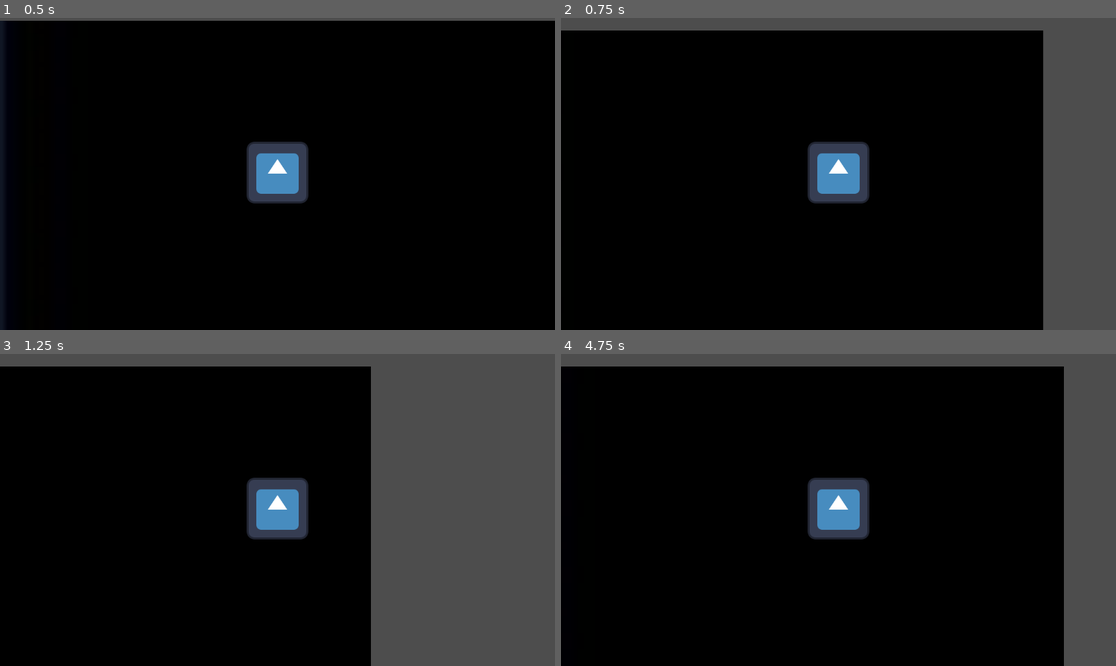
Above: before the commit, frames 1-4 (two rows, left to right).
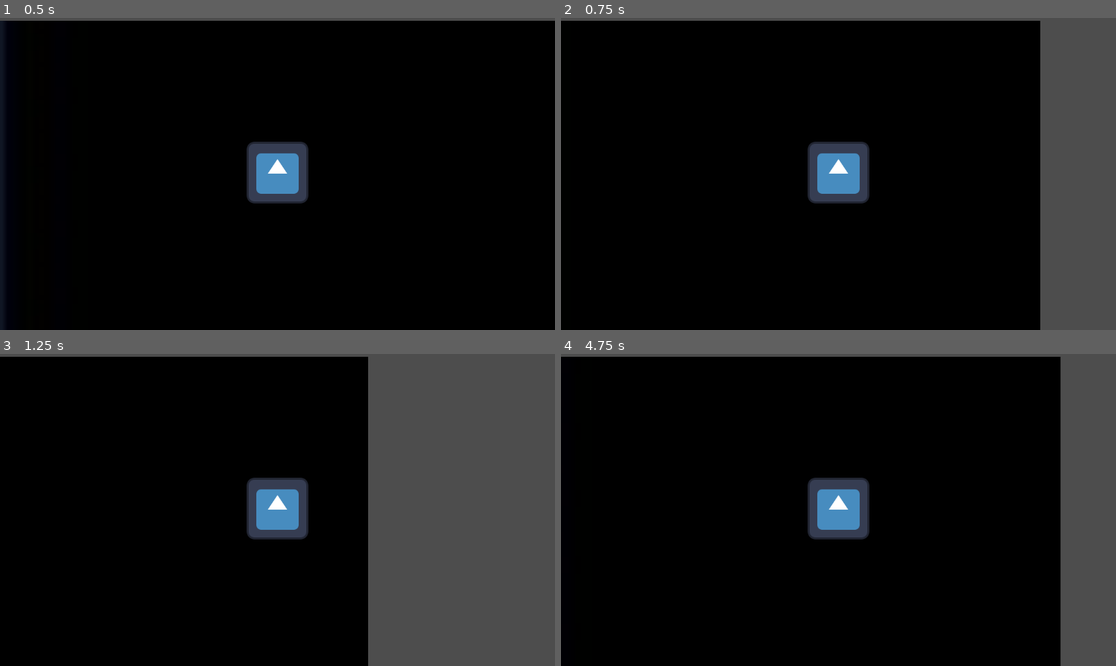
Above: after the commit, the same moments.

Repository: liamebre/godot_waveFight
Game: Godot game, scene res://main.tscn
Two runs of this game, one before a commit and one after it. Both use one fixed random seed, a clock stepped at 60 frames per second and the inputs below. The engine's default icon, where the game draws it, is replaced by a stand-in: a white triangle on a blue panel in a dark square.
Inputs:
- Up to frame 1 (0.5 s): no input
- Up to frame 2 (0.75 s): tap Enter at 0.5 s; hold D (move_right) from 0.53 s (still down); tap Space (dash) at 0.6 s
- Up to frame 3 (1.25 s): keep holding D (move_right)
- Up to frame 4 (4.75 s): release D (move_right) at 1.28 s; hold S (move_down) 1.28-2.03 s; tap Space (dash) every 0.75 s from 1.35 to 4.35 s; hold D (move_right) 2.03-2.78 s; hold W (move_up) 2.78-3.53 s; hold A (move_left) from 3.53 s (still down)

Frame 1 is identical in both runs. In frame 2, 3.2% of the frame differs, in the area x 0-87%, y 0-100%; in frame 3, 2.5%; in frame 4, 3.4%, in the area x 0-91%, y 0-100%.

Commit message:
fixing the input mapping

Diff:
--- a/project.godot
+++ b/project.godot
@@ -10,23 +10,17 @@
 
 [application]
 
-config/name="startingOver"
+config/name="waveFight"
 run/main_scene="uid://b2r0obr8npfy8"
 config/features=PackedStringArray("4.4", "GL Compatibility")
 config/icon="res://icon.svg"
 
 [input]
 
-move_up={
+move_right={
 "deadzone": 0.2,
-"events": [Object(InputEventKey,"resource_local_to_scene":fa …(140 unchanged characters)… d":false,"keycode":0,"physical_keycode":87,"key_label":0,"unicode":119,"location":0,"echo":false,"script":null)
-, Object(InputEventKey,"resource_local_to_scene":false,"reso …(136 unchanged characters)… lse,"keycode":0,"physical_keycode":4194309,"key_label":0,"unicode":0,"location":0,"echo":false,"script":null)
-]
-}
-move_down={
-"deadzone": 0.2,
-"events": [Object(InputEventKey,"resource_local_to_scene":false,"resource_name":"","device":-1,"window_id":0,"alt_pressed":false,"shift_pressed":false,"ctrl_pressed":false,"meta_pressed":false,"pressed":false,"keycode":0,"physical_keycode":83,"key_label":0,"unicode":115,"location":0,"echo":false,"script":null)
-, Object(InputEventKey,"resource_local_to_scene":false,"resource_name":"","device":-1,"window_id":0,"alt_pressed":false,"shift_pressed":false,"ctrl_pressed":false,"meta_pressed":false,"pressed":false,"keycode":0,"physical_keycode":4194322,"key_label":0,"unicode":0,"location":0,"echo":false,"script":null)
+"events": [Object(InputEventKey,"resource_local_to_scene":fa …(140 unchanged characters)… d":false,"keycode":0,"physical_keycode":68,"key_label":0,"unicode":100,"location":0,"echo":false,"script":null)
+, Object(InputEventKey,"resource_local_to_scene":false,"reso …(136 unchanged characters)… lse,"keycode":0,"physical_keycode":4194321,"key_label":0,"unicode":0,"location":0,"echo":false,"script":null)
 ]
 }
 move_left={
@@ -35,10 +29,16 @@
 , Object(InputEventKey,"resource_local_to_scene":false,"resource_name":"","device":-1,"window_id":0,"alt_pressed":false …(186 unchanged characters)…
 ]
 }
-move_right={
+move_up={
 "deadzone": 0.2,
-"events": [Object(InputEventKey,"resource_local_to_scene":fa …(140 unchanged characters)… d":false,"keycode":0,"physical_keycode":68,"key_label":0,"unicode":100,"location":0,"echo":false,"script":null)
-, Object(InputEventKey,"resource_local_to_scene":false,"reso …(137 unchanged characters)… se,"keycode":0,"physical_keycode":4194321,"key_label":0,"unicode":0,"location":0,"echo":false,"script":null)
+"events": [Object(InputEventKey,"resource_local_to_scene":fa …(140 unchanged characters)… d":false,"keycode":0,"physical_keycode":87,"key_label":0,"unicode":119,"location":0,"echo":false,"script":null)
+, Object(InputEventKey,"resource_local_to_scene":false,"reso …(137 unchanged characters)… se,"keycode":0,"physical_keycode":4194320,"key_label":0,"unicode":0,"location":0,"echo":false,"script":null)
+]
+}
+move_down={
+"deadzone": 0.2,
+"events": [Object(InputEventKey,"resource_local_to_scene":false,"resource_name":"","device":-1,"window_id":0,"alt_pressed":false,"shift_pressed":false,"ctrl_pressed":false,"meta_pressed":false,"pressed":false,"keycode":0,"physical_keycode":83,"key_label":0,"unicode":115,"location":0,"echo":false,"script":null)
+, Object(InputEventKey,"resource_local_to_scene":false,"resource_name":"","device":-1,"window_id":0,"alt_pressed":false,"shift_pressed":false,"ctrl_pressed":false,"meta_pressed":false,"pressed":false,"keycode":0,"physical_keycode":4194322,"key_label":0,"unicode":0,"location":0,"echo":false,"script":null)
 ]
 }
 dash={
